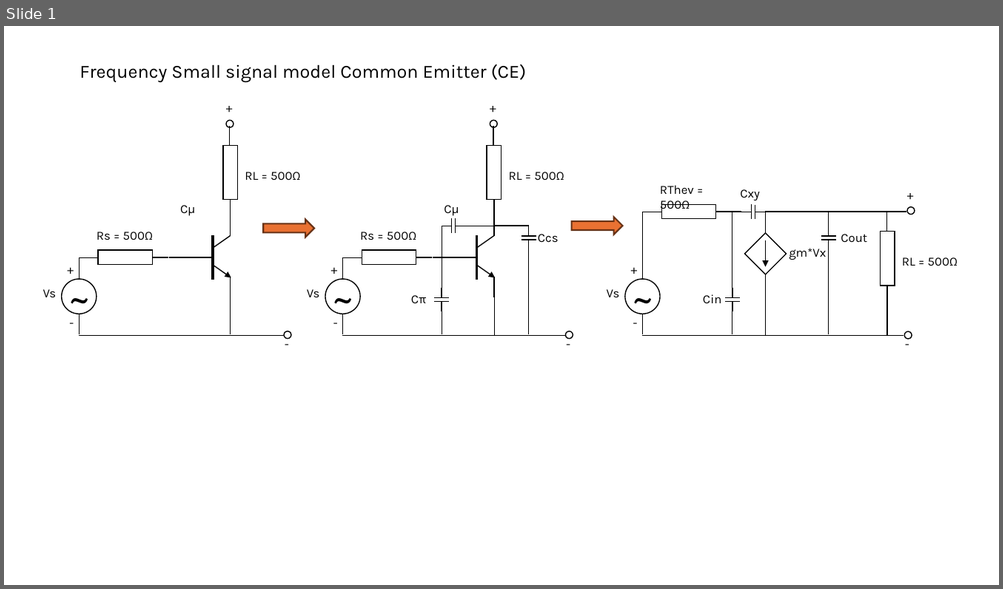
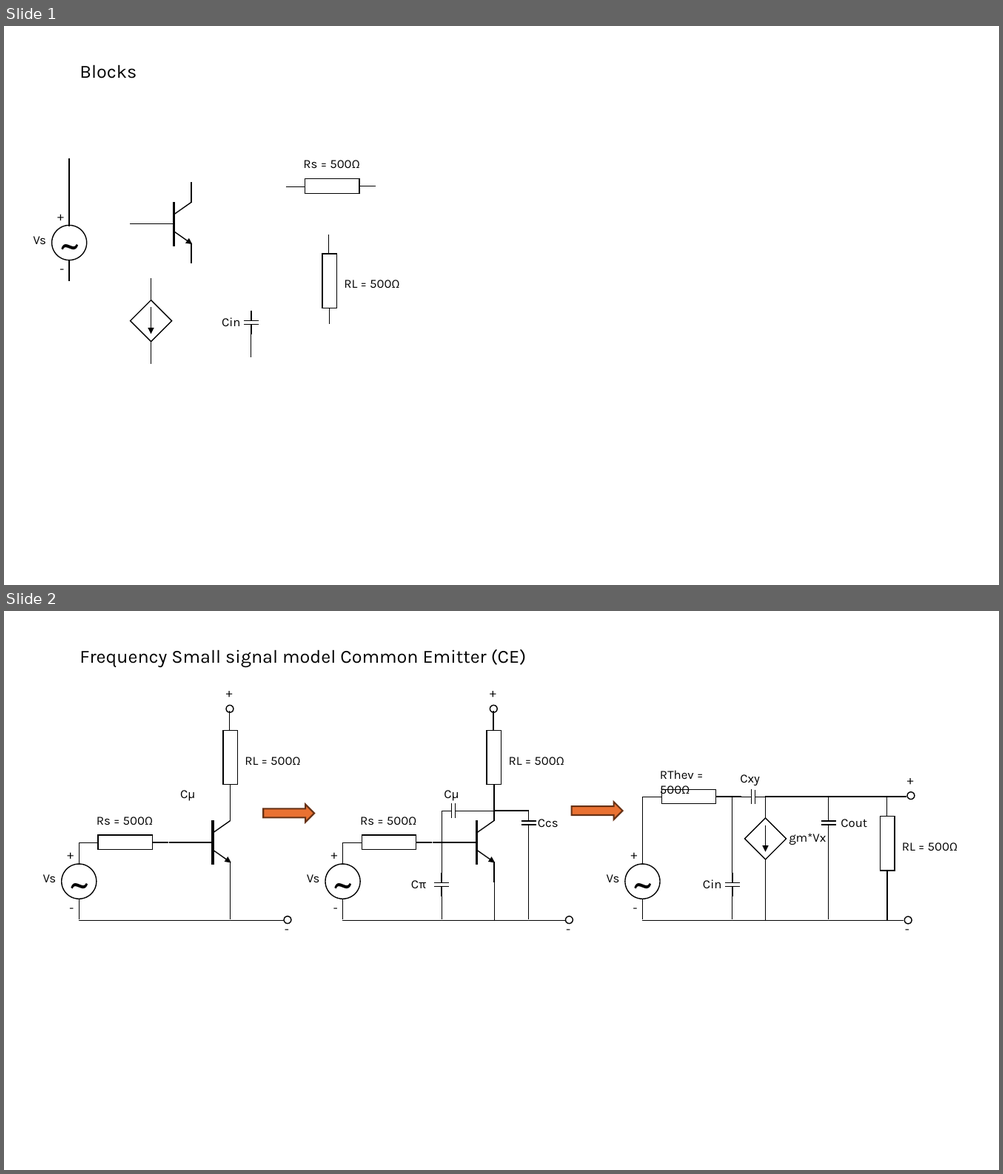
Before and after one commit to MhawnSendes/ESD4-412-Opgaveregning, a slide deck: Analog elektronik/examPrep/BJT/FrequencyResponse_Diagrams_BJT.pptx. Shown one above the other, each under a label of ours: slide 1 before the commit, slides 1 and 2 after it. The pictures are 1003x589 and 1003x1174 pixels, drawn with LibreOffice and Linux fonts; fonts in the diff are those of the drawing. Boxes give left, top, right and bottom in pixels: in the first picture for what was removed or moved away, otherwise in the second. Text is boxed around its words. In the diff, an @@ line names an element or a change of style, - is before the commit and + after.

Commit message:
Added building blocks on first slide :)

```diff
--- a/Analog elektronik/examPrep/BJT/FrequencyResponse_Diagrams_BJT.pptx
+++ b/Analog elektronik/examPrep/BJT/FrequencyResponse_Diagrams_BJT.pptx
@@ slide 1 added at box(4, 26, 999, 585), background #FFFFFF @@
@@ text added at box(79, 64, 136, 79), 18 pt, text #000000 @@
+Blocks
@@ group added at box(33, 158, 87, 281): 4 texts, 2 lines, 1 ellipse @@
+Vs
+~
++
+-
@@ group added at box(286, 160, 375, 193): 2 lines, 1 rectangle, 1 text @@
+Rs = 500Ω
@@ group added at box(130, 182, 192, 264): 5 lines, 1 arrow @@
@@ group added at box(323, 235, 399, 324): 2 lines, 1 rectangle, 1 text @@
+RL = 500Ω
@@ group added at box(222, 311, 259, 358): 5 lines, 1 text @@
+Cin
@@ group added at box(130, 278, 171, 365): 2 lines, 1 rectangle, 1 arrow @@
@@ what was slide 1 is now slide 2 @@
```
Also in this commit, not shown: 1 slide removed, 2 other files.
